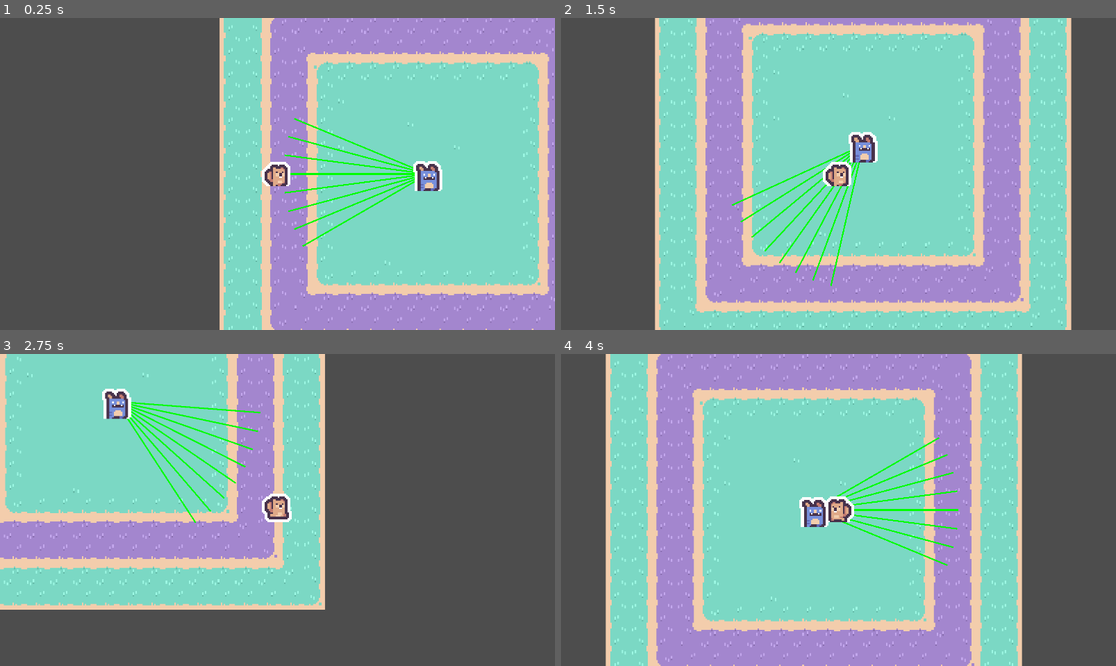
Above: before the commit, frames 1-4 (two rows, left to right).
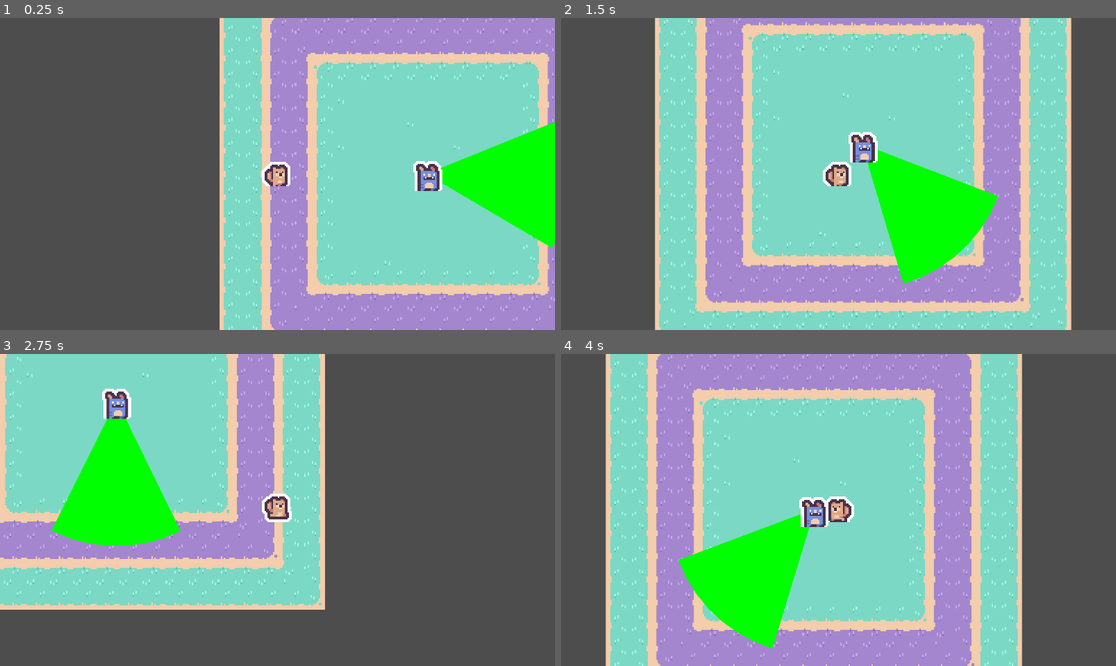
Above: after the commit, the same moments.

Repository: Sosenteam/groundhog-stealth
Game: Godot game, scene res://world.tscn
Two runs of this game, one before a commit and one after it. Both use one fixed random seed, a clock stepped at 60 frames per second and the inputs below.
Inputs:
- Up to frame 1 (0.25 s): no input
- Up to frame 2 (1.5 s): hold D (move_right) 0.53-1.28 s; hold Space (move_dash) 0.53-1.28 s; hold S (move_down) from 1.28 s (still down); tap Space (move_dash) at 1.35 s
- Up to frame 3 (2.75 s): release S (move_down) at 2.03 s; hold D (move_right) from 2.03 s (still down); hold Space (move_dash) from 2.03 s (still down)
- Up to frame 4 (4 s): release D (move_right) at 2.78 s; release Space (move_dash) at 2.78 s; hold W (move_up) 2.78-3.53 s; tap Space (move_dash) at 2.85 s; hold A (move_left) from 3.53 s (still down); hold Space (move_dash) from 3.53 s (still down)

The runs differ from the first frame. In frame 1, 5.7% of the frame differs, in the area x 51-100%, y 32-74%; in frame 2, 6.3%; in frame 3, 6.6%, in the area x 9-47%, y 15-62%; in frame 4, 6.4%.

Commit message:
added collision rect stuff,

Diff:
--- a/phil.gd
+++ b/phil.gd
@@ -1,31 +1,52 @@
 extends CharacterBody2D
 
 @export var view_length = 100
+@export var view_angle = PI/6
 
 var direction = Vector2(1,0)
 var rays_to_draw = []
-
+var debug_color = Color.GREEN
 func _ready() -> void:
 	pass
 
 
 func _physics_process(delta: float) -> void:
+	var collision_result = check_for_collision()
+	if(collision_result):
+		debug_color = Color.RED
+	else:
+		debug_color = Color.GREEN
+	queue_redraw()
+
+func _draw() -> void:
+	var poly_array: PackedVector2Array = [position]
+	var color_array: PackedColorArray = [debug_color]
+	for ray in rays_to_draw:
+		draw_line(ray[0],ray[1],debug_color,1)
+		poly_array.append(ray[1])
+		color_array.append(debug_color)
+	draw_polygon(poly_array,color_array,)
+
+
+
+func check_for_collision() -> bool:
+	var collision_result = false
 	rays_to_draw = []
 	var original_angle = direction.angle()
 	for i in range(-4,4):
-		var angle = remap(i,-4,4,-PI/6,PI/6)
+		var angle = remap(i,-4,4,-view_angle,view_angle)
 		var new_direction = Vector2.from_angle(original_angle+angle)
-		raycast(new_direction*view_length)
-	queue_redraw()
+		var result = raycast(new_direction*view_length)
+		if(result):
+			collision_result = true
+	return collision_result
 
-func _draw() -> void:
-	for ray in rays_to_draw:
-		draw_line(ray[0],ray[1],Color.GREEN,1)
+
 
 func raycast(vect: Vector2):
 	var space_state = get_world_2d().direct_space_state
 	#global coords
-	var query = PhysicsRayQueryParameters2D.create(position, position+vect)
+	var query = PhysicsRayQueryParameters2D.create(position, position+vect,2)
 	var result = space_state.intersect_ray(query)
 
 	var raycast_points = [position, position+vect]
--- a/phil.tscn
+++ b/phil.tscn
@@ -27,7 +27,3 @@
 
 [node name="CollisionShape2D" type="CollisionShape2D" parent="." unique_id=237147578]
 shape = SubResource("CapsuleShape2D_c3lps")
-
-[node name="RayCast2D" type="RayCast2D" parent="." unique_id=1565558723]
-target_position = Vector2(138, -35)
-collision_mask = 2
--- a/player.tscn
+++ b/player.tscn
@@ -46,6 +46,7 @@
 height = 16.0
 
 [node name="Player" type="CharacterBody2D" unique_id=1038731677]
+collision_layer = 3
 script = ExtResource("1_onrkg")
 speed = 100
 dash_time = 0.1
--- a/project.godot
+++ b/project.godot
@@ -51,6 +51,8 @@
 
 2d_render/layer_1="Collision"
 2d_render/layer_2="Detection"
+2d_physics/layer_1="Collision"
+2d_physics/layer_2="Detection"
 
 [physics]
 
--- a/world.gd
+++ b/world.gd
@@ -1,5 +1,7 @@
 extends Node2D
 
+var angle = 0
 
 func _physics_process(delta: float) -> void:
-	$Phil.direction = ($Player.position -$Phil.position).normalized()
+	$Phil.direction = Vector2.from_angle(angle)
+	angle+= 0.01
